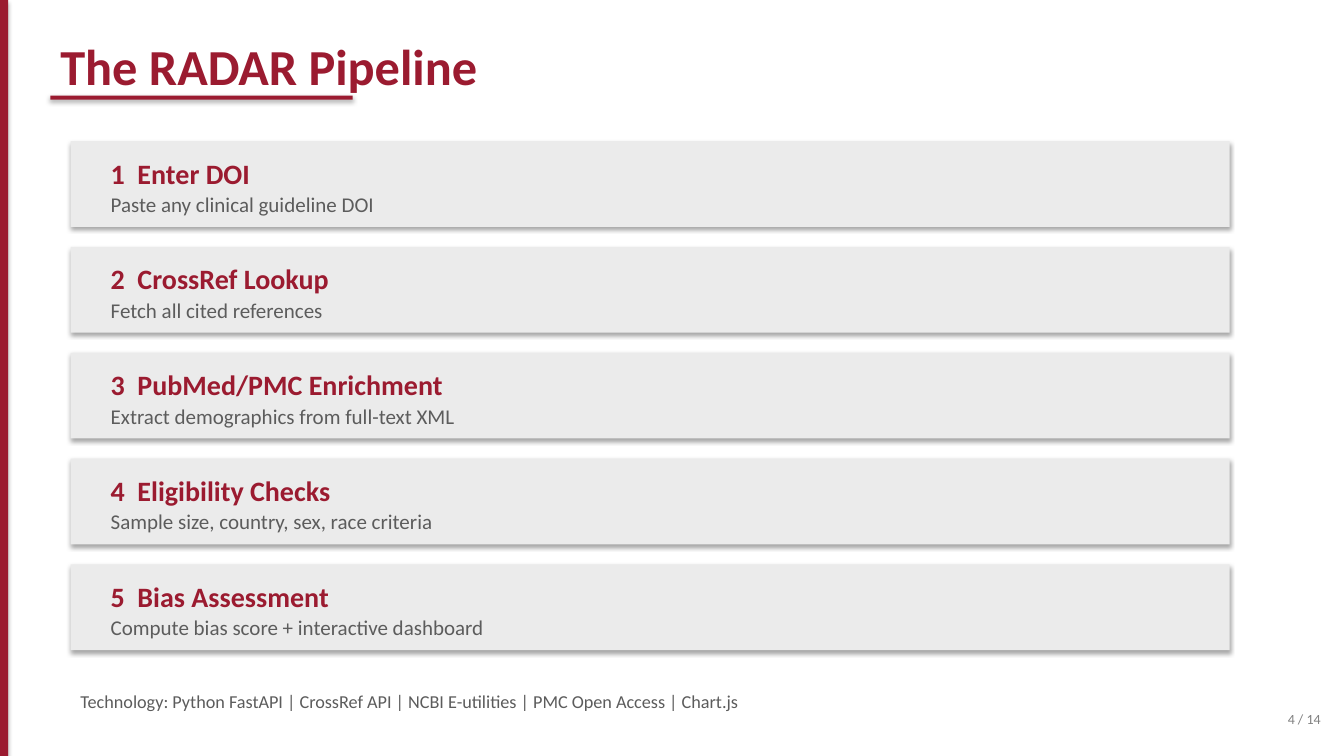
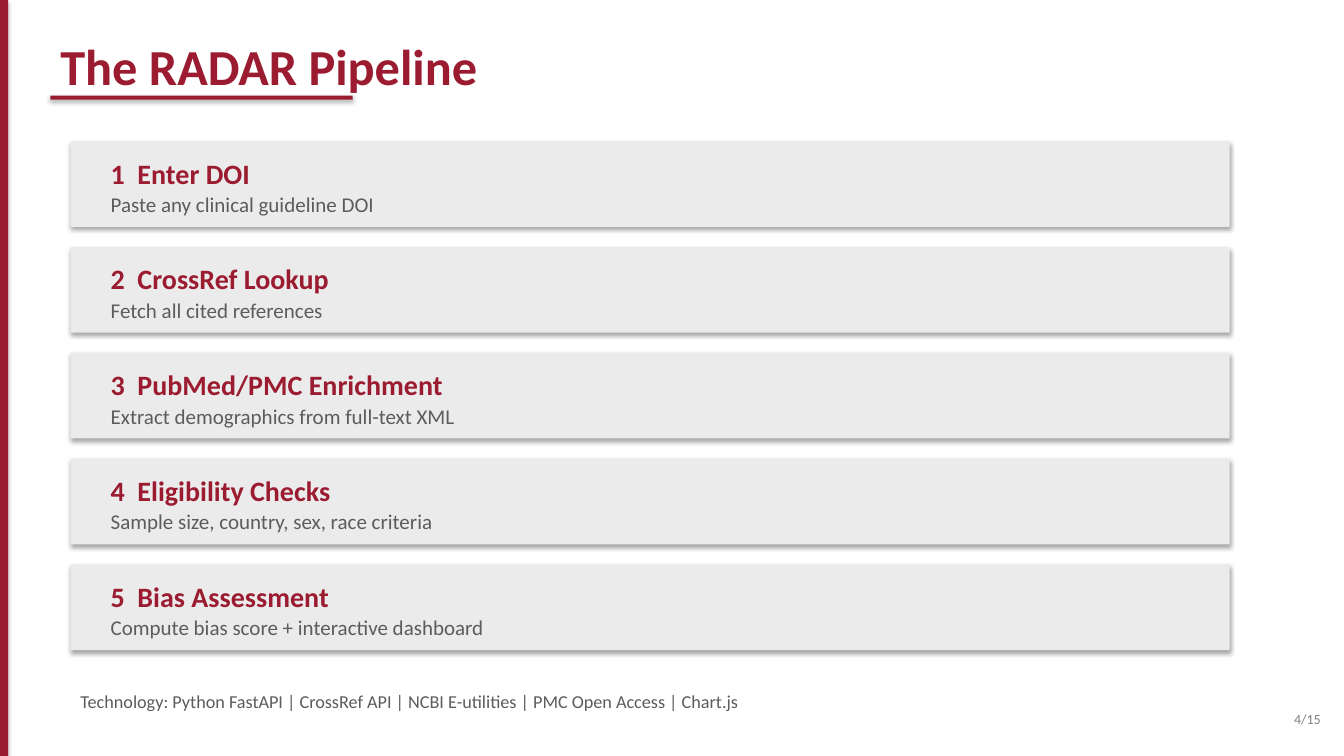
Before and after one commit to duckyquang/RADAR, a slide deck: slide 4 of RADAR_Presentation.pptx. Drawn at 1344x756 pixels with LibreOffice and Linux fonts; fonts in the diff are those of the drawing. Boxes give left, top, right and bottom in pixels: in the first picture for what was removed or moved away, otherwise in the second. Text is boxed around its words. In the diff, an @@ line names an element or a change of style, - is before the commit and + after.

```diff
--- a/RADAR_Presentation.pptx
+++ b/RADAR_Presentation.pptx
@@ text at <box>1294,714,1321,725</box>: text changed @@
-4 / 14
+4/15
```
Also in this commit, not shown: 13 other slides changed, 1 slide added.
